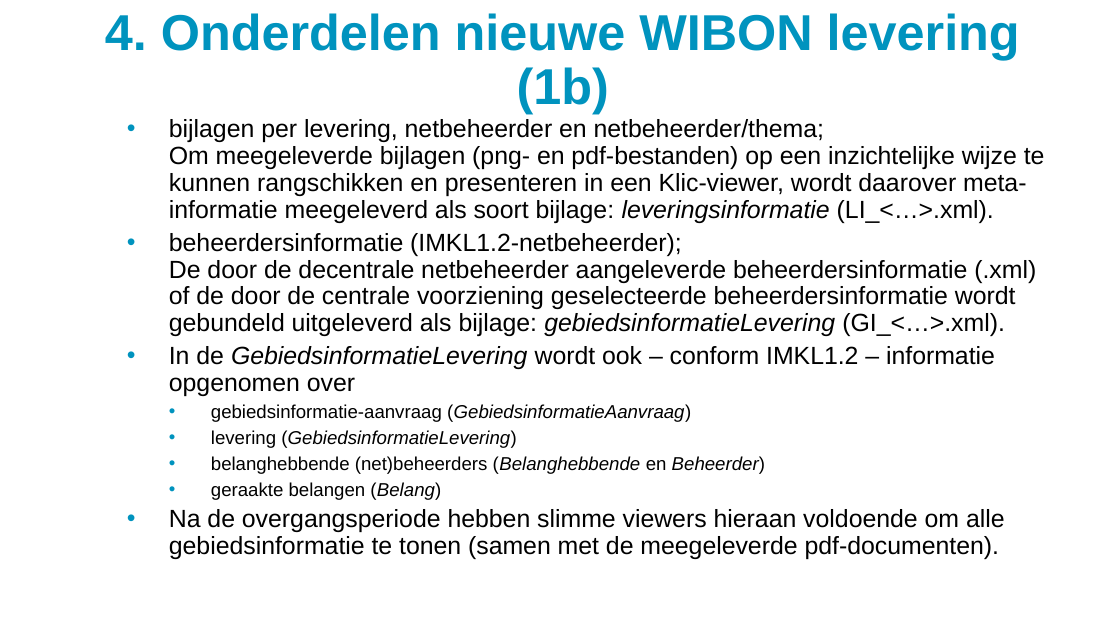
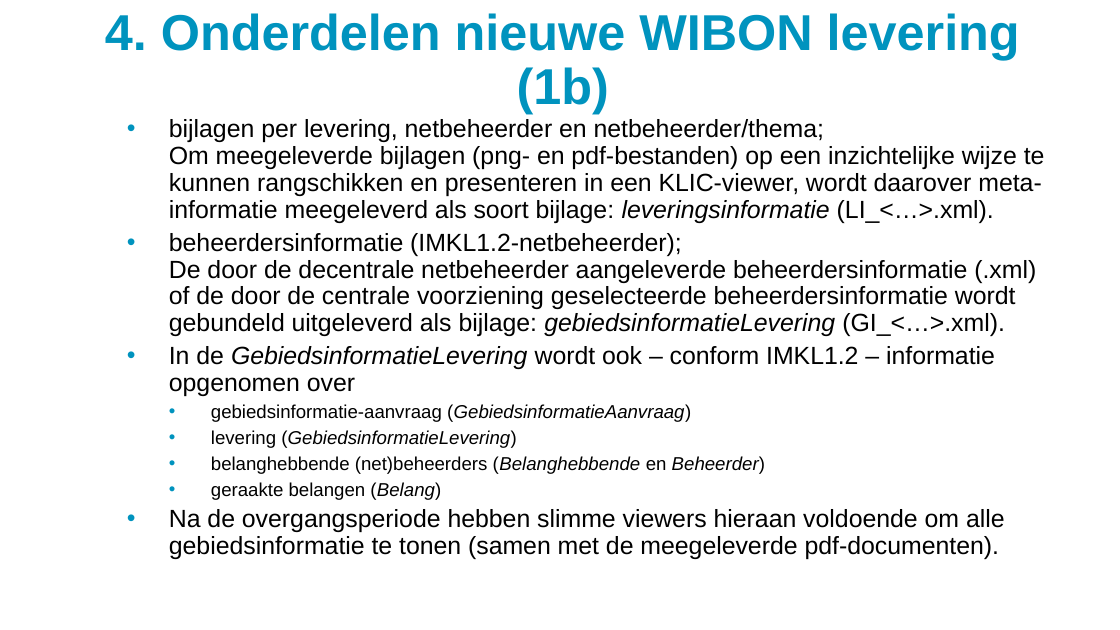
Before and after one commit to kadaster/klic-win, a slide deck: slide 13 of Uitleveren/WIBON levering - overgangsperiode.ppsx. Drawn at 1120x630 pixels with LibreOffice and Linux fonts; fonts in the diff are those of the drawing; background and template pictures are left out. Boxes give left, top, right and bottom in pixels: in the first picture for what was removed or moved away, otherwise in the second. Text is boxed around its words. In the diff, an @@ line names an element or a change of style, - is before the commit and + after.

```diff
--- a/Uitleveren/WIBON levering - overgangsperiode.ppsx
+++ b/Uitleveren/WIBON levering - overgangsperiode.ppsx
@@ text at (x1=169, y1=119, x2=1045, y2=223): text changed @@
-  • bijlagen per levering, netbeheerder en netbeheerder/thema;
-    Om meegeleverde bijlagen (png- en pdf-bestanden) op een inzichtelijke wijze te kunnen rangschikken en presenteren in een Klic-viewer, wordt daarover meta-informatie meegeleverd als soort bijlage: leveringsinformatie (LI_<…>.xml).
+  • bijlagen per levering, netbeheerder en netbeheerder/thema;
+    Om meegeleverde bijlagen (png- en pdf-bestanden) op een inzichtelijke wijze te kunnen rangschikken en presenteren in een KLIC-viewer, wordt daarover meta-informatie meegeleverd als soort bijlage: leveringsinformatie (LI_<…>.xml).
```
Also in this commit, not shown: 11 other slides changed, 3 other files.
